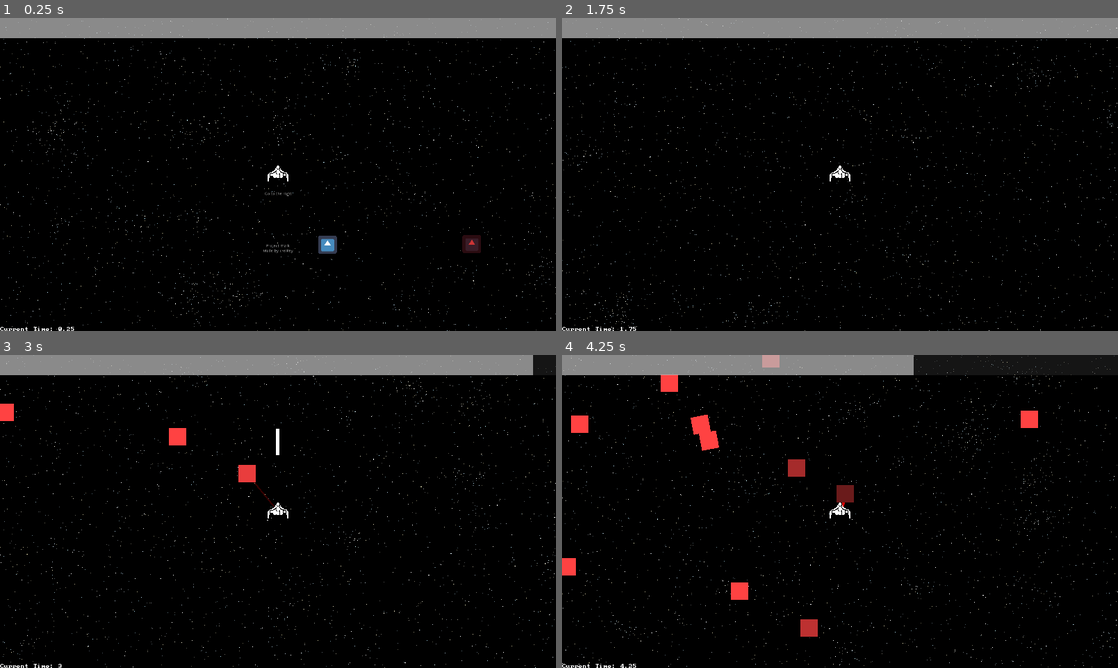
Above: before the commit, frames 1-4 (two rows, left to right).
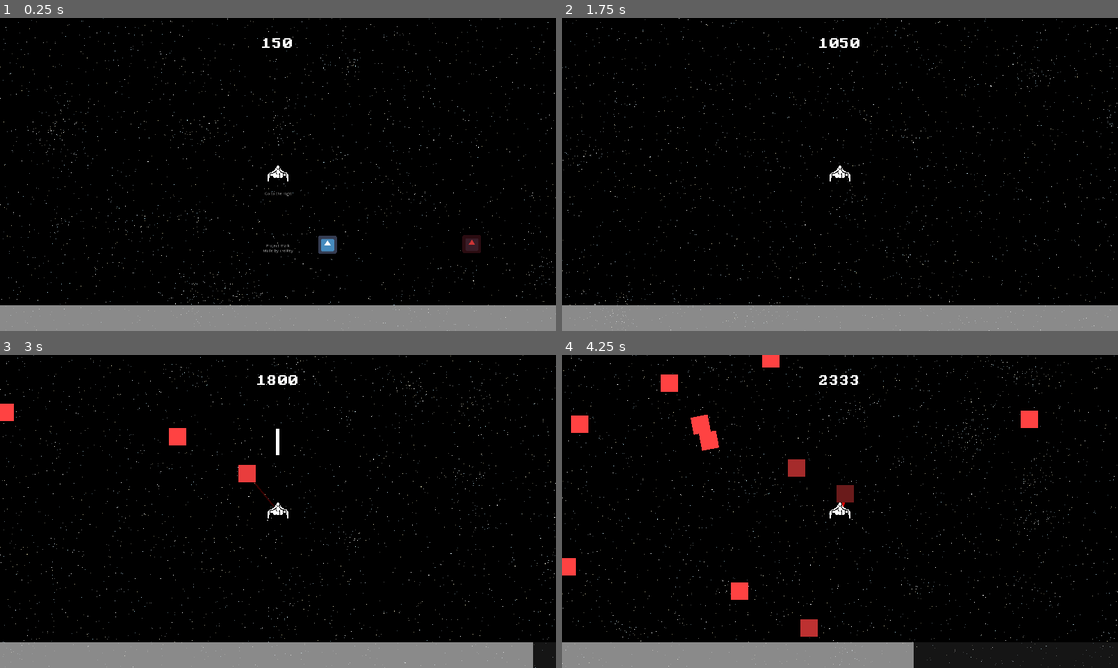
Above: after the commit, the same moments.

Repository: lajollagamesclub/project-mark
Game: Godot game, scene res://Main.tscn
The game is run twice, just before and just after one commit, with the same random seed, the same clock (stepped at 60 frames per second) and the same inputs. The engine's default icon, where the game draws it, is replaced by a stand-in: a white triangle on a blue panel in a dark square.
Inputs:
- Up to frame 1 (0.25 s): no input
- Up to frame 2 (1.75 s): hold E (g_dash_right) 0.53-1.28 s; hold S (g_down) from 1.28 s (still down)
- Up to frame 3 (3 s): release S (g_down) at 2.03 s; hold E (g_dash_right) 2.03-2.78 s; hold Up (g_fire_up) from 2.78 s (still down)
- Up to frame 4 (4.25 s): release Up (g_fire_up) at 3.53 s; hold Q (g_dash_left) from 3.53 s (still down); tap Space (g_reset) at 4.15 s

The runs differ from the first frame. In frame 1, 15% of the frame differs, in the area x 0-100%, y 0-100%; in frame 2, 15%; in frame 3, 14%; in frame 4, 9.4%.

Commit message:
Switch to using distance

Diff:
--- a/src/CurTimeLabel.gd
+++ b/src/CurTimeLabel.gd
@@ -3,4 +3,4 @@
 const game_state = preload("res://game_state.tres")
 
 func _process(delta):
-	text = str("Current Time: ", stepify(game_state.time, 0.01))
+	text = str(stepify(game_state.distance, 0.01))
--- a/src/Main.gd
+++ b/src/Main.gd
@@ -1,9 +1,4 @@
 extends Node2D
-
-const game_state = preload("res://game_state.tres")
-
-func _process(delta):
-	game_state.time += delta
 
 func _input(event):
 	if event.is_action_pressed("g_fullscreen"):
--- a/src/Main.tscn
+++ b/src/Main.tscn
@@ -12,6 +12,7 @@
 [ext_resource path="res://theme.tres" type="Theme" id=10]
 [ext_resource path="res://ProgressBar.gd" type="Script" id=11]
 [ext_resource path="res://CurTimeLabel.gd" type="Script" id=12]
+[ext_resource path="res://pc-senior/pcsenior.ttf" type="DynamicFontData" id=13]
 
 [sub_resource type="ShaderMaterial" id=1]
 shader = ExtResource( 4 )
@@ -26,6 +27,10 @@
 shader_param/offset = Vector2( 1500, 700 )
 shader_param/relative_motion = 1.4
 shader_param/star_size = 2.7
+
+[sub_resource type="DynamicFont" id=3]
+size = 36
+font_data = ExtResource( 13 )
 
 [node name="Main" type="Node2D"]
 script = ExtResource( 1 )
@@ -105,22 +110,26 @@
 
 [node name="ProgressBar" type="ProgressBar" parent="UI"]
 modulate = Color( 1, 1, 1, 0.501961 )
+anchor_top = 1.0
 anchor_right = 1.0
-margin_bottom = 69.0
+anchor_bottom = 1.0
+margin_top = -89.0
 theme = ExtResource( 10 )
 value = 50.0
 percent_visible = false
 script = ExtResource( 11 )
+__meta__ = {
+"_edit_use_anchors_": false
+}
 
-[node name="CurTimeLabel" type="Label" parent="UI"]
-anchor_top = 1.0
-anchor_bottom = 1.0
-margin_top = -170.0
-margin_right = 392.0
-margin_bottom = 2.0
+[node name="CurDistanceLabel" type="Label" parent="UI"]
+anchor_right = 1.0
+margin_bottom = 176.0
 theme = ExtResource( 10 )
+custom_fonts/font = SubResource( 3 )
 text = "Time"
-valign = 2
+align = 1
+valign = 1
 script = ExtResource( 12 )
 __meta__ = {
 "_edit_use_anchors_": false
--- a/src/PlayerTurning.gd
+++ b/src/PlayerTurning.gd
@@ -1,11 +1,13 @@
 extends KinematicBody2D
 
 const player_state = preload("res://player_state.tres")
+const game_state = preload("res://game_state.tres")
 
 export var movement_speed = 600.0
 export var rotational_speed = 360.0
 
 func _process(delta):
+	game_state.distance = global_position.distance_to(Vector2())
 	for asteroid in $AsteroidVisualizations.get_bodies_in_group():
 		var tapped = asteroid.tap_resource(delta)
 		if tapped and not is_on_wall():
--- a/src/ReloadButton.gd
+++ b/src/ReloadButton.gd
@@ -10,5 +10,5 @@
 	reload()
 
 func reload():
-	game_state.time = 0.0
+	game_state.reset_distance()
 	get_tree().change_scene("res://Main.tscn")
--- a/src/TimeLabel.gd
+++ b/src/TimeLabel.gd
@@ -3,4 +3,4 @@
 const game_state = preload("res://game_state.tres")
 
 func _ready():
-	text = str("Time: ", stepify(game_state.time, 0.01))
+	text = str("Largest Distance: ", stepify(game_state.distance, 0.01))
--- a/src/game_state.gd
+++ b/src/game_state.gd
@@ -1,4 +1,11 @@
 extends Resource
 
 # warning-ignore:unused_class_variable
-var time: float = 0.0
+var distance: int = 0 setget set_distance
+
+func set_distance(new_distance):
+	if new_distance > distance:
+		distance = int(round(new_distance))
+
+func reset_distance():
+	distance = 0
Not shown: 1 places in src/Main.tscn that only renumber resources
